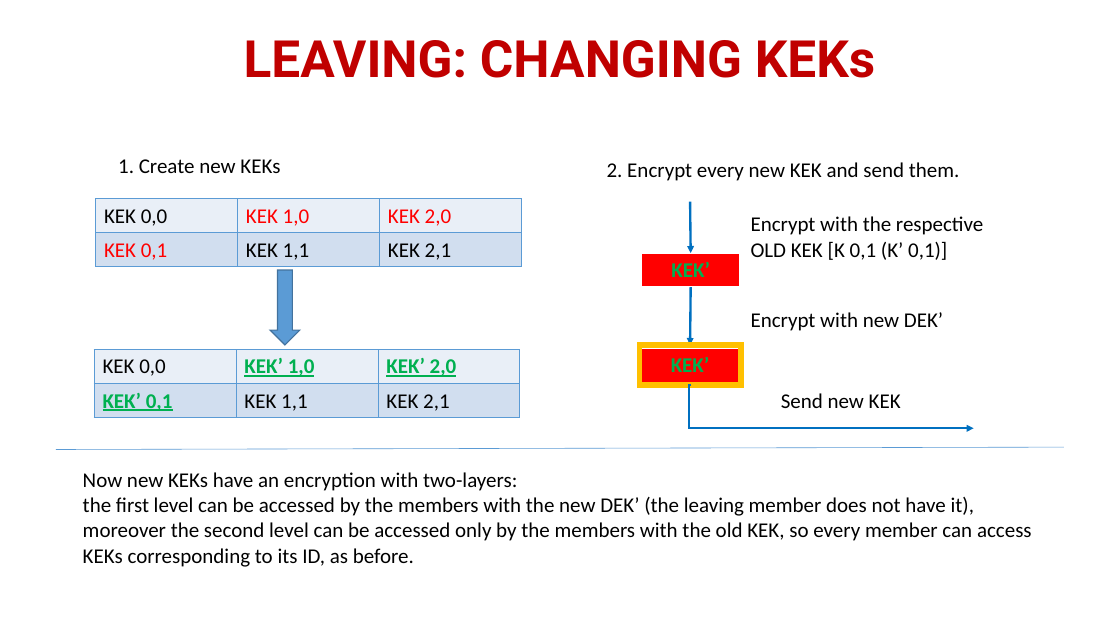
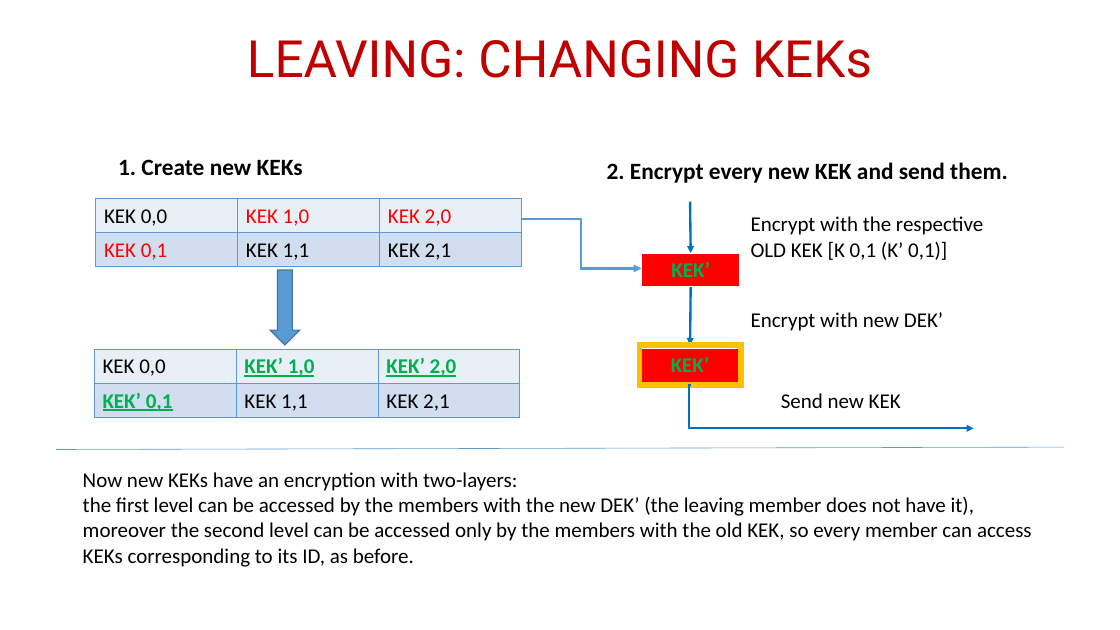
Before and after one commit to stajfar/distributed-systems-brusamento-ceruti-donetti, a slide deck: slide 8 of SecureGroup/documentation/SECURE GROUP COMMUNICATION.pptx. Drawn at 1120x630 pixels with LibreOffice and Linux fonts; fonts in the diff are those of the drawing. Boxes give left, top, right and bottom in pixels: in the first picture for what was removed or moved away, otherwise in the second. Text is boxed around its words. In the diff, an @@ line names an element or a change of style, - is before the commit and + after.

```diff
--- a/SecureGroup/documentation/SECURE GROUP COMMUNICATION.pptx
+++ b/SecureGroup/documentation/SECURE GROUP COMMUNICATION.pptx
@@ title "LEAVING: CHANGING KEKs" at (247, 40, 872, 78): bold off @@
@@ text "1. Create new KEKs" at (118, 159, 303, 175): size 18 to 20 pt, bold on @@
@@ text "2. Encrypt every new KEK ..." at (607, 162, 1008, 183): size 18 to 20 pt, bold on @@
@@ elbow arrow added from (521, 219) to (642, 269), #5B9BD5 2.25 pt @@
```
Also in this commit, not shown: 5 other slides changed, 10 slides added, 5 other files.
